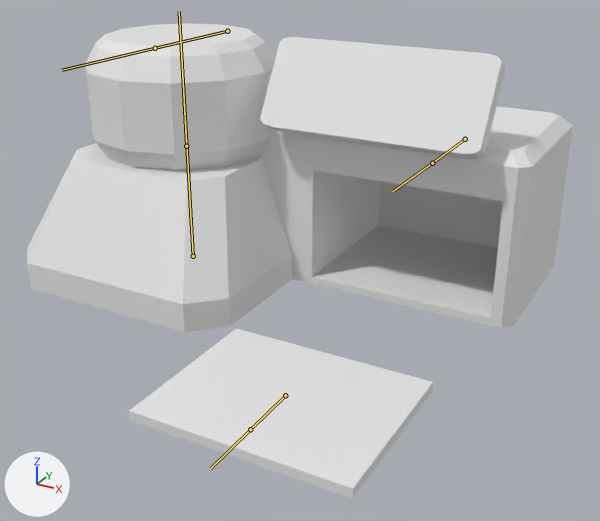
Before and after pictures for a commit that changed the FBX model CHEF_DOLORES_REVAMP_UNITY_PROJECT/Assets/_REM_CHEF_DOLORES_PACKAGE/Models/MixerMachine.fbx.
Before and after are seen from a 50 mm lens placed at (4.08, -5.46, 2.92), pointed at (1.34, -0.49, 0.43). The lights are fixed; the arrows at lower left show +X, +Y and +Z. Both versions are drawn at frame 26 of the action 'MachineSkeleton|DeliverPlate'; the numbers are the values there. The bones that bend it are drawn over the model as lines.

Objects in the first picture: 'MixerMachine'.
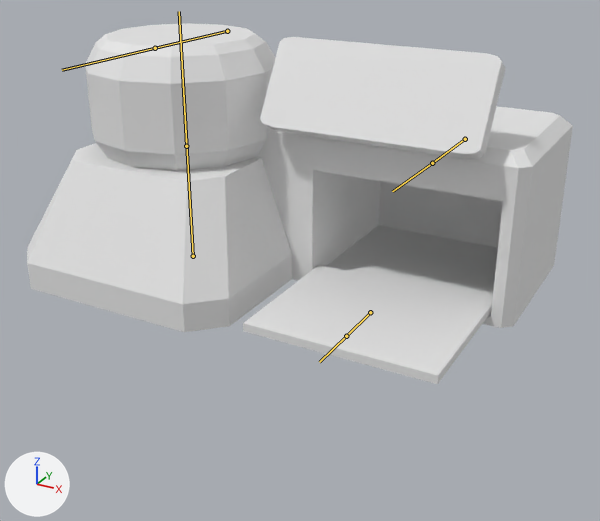
Pixel boxes (x1, y1, x2, y2) of what changed, in the pictures (600 x 521 px):
'MixerMachine', posed (24% shorter)
    before: (27, 23, 573, 499)
    after: (27, 23, 573, 384)
bone 'tray_bone', root to tip
    before: (285, 395) to (250, 429)
    after: (370, 312) to (346, 336)

The change, as a list of edits to the scene's bpy script:
```text
Change bone_tray_bone:
    where bone_tray_bone = bpy.data.objects['MachineSkeleton'].pose.bones['tray_bone']  # child of 'MainMachine_Bone'
    bone_tray_bone.location: (0.0, 2.45, 0.0) -> (0.0, 1.201, 0.0)
```
